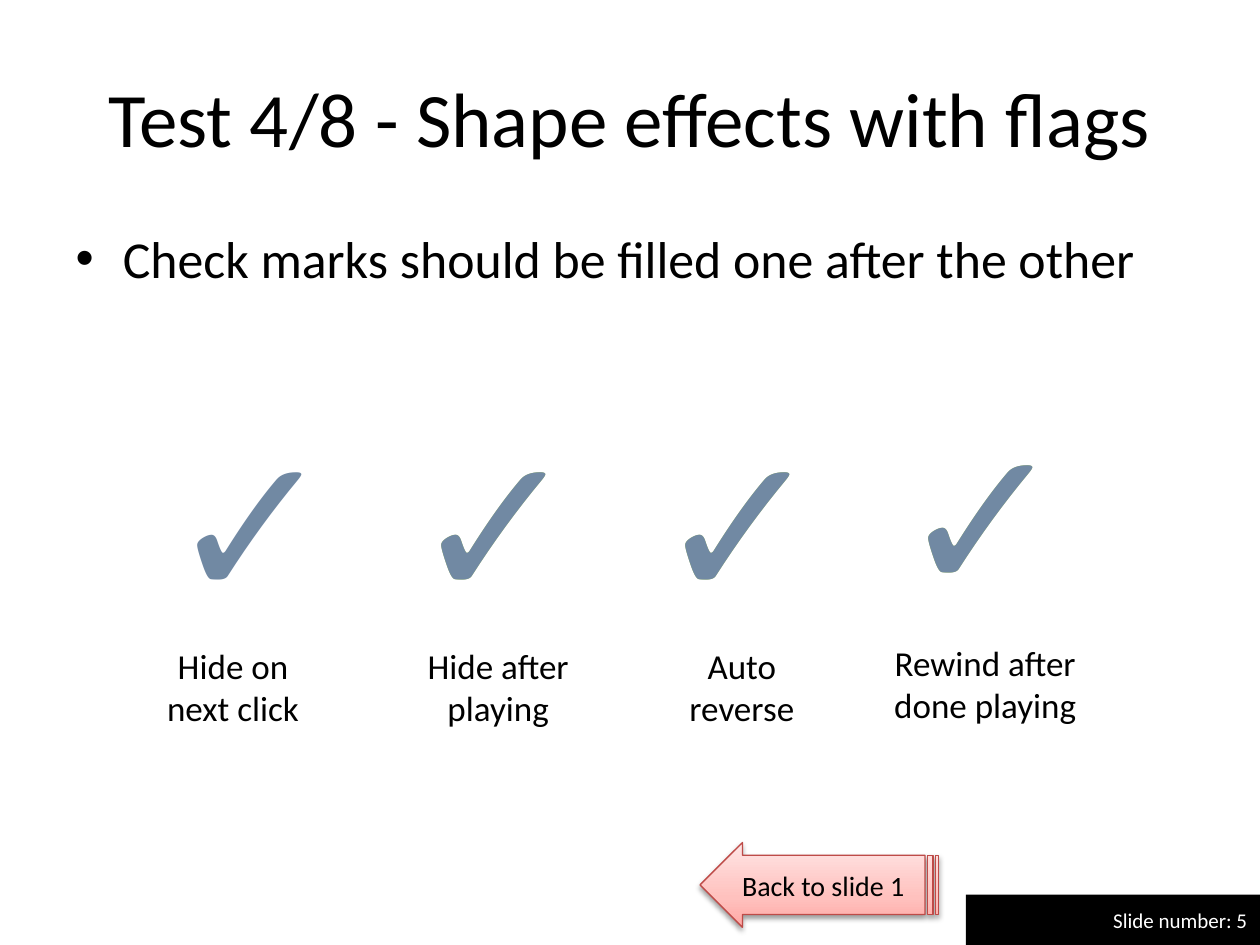
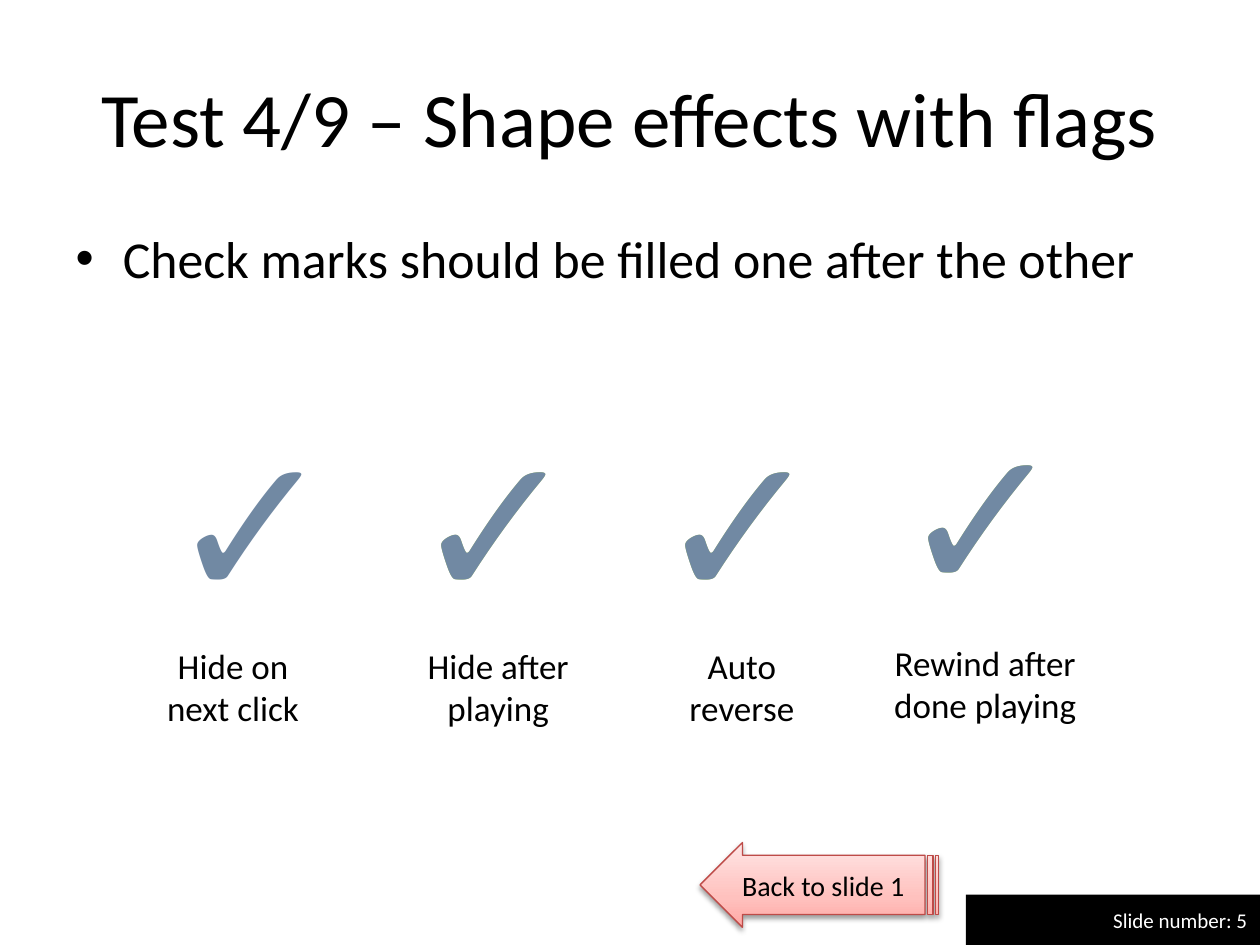
Before and after one commit to maxonthegit/PPspliT, a slide deck: slide 5 of src/PPT12+/PPspliT.pptm. Drawn at 1260x945 pixels with LibreOffice and Linux fonts; fonts in the diff are those of the drawing. Boxes give left, top, right and bottom in pixels: in the first picture for what was removed or moved away, otherwise in the second. Text is boxed around its words. In the diff, an @@ line names an element or a change of style, - is before the commit and + after.

```diff
--- a/src/PPT12+/PPspliT.pptm
+++ b/src/PPT12+/PPspliT.pptm
@@ title at bbox=[101, 93, 1157, 161]: text changed @@
-Test 4/8 - Shape effects with flags
+Test 4/9 – Shape effects with flags
```
Also in this commit, not shown: 11 other slides changed, 2 slides added.
